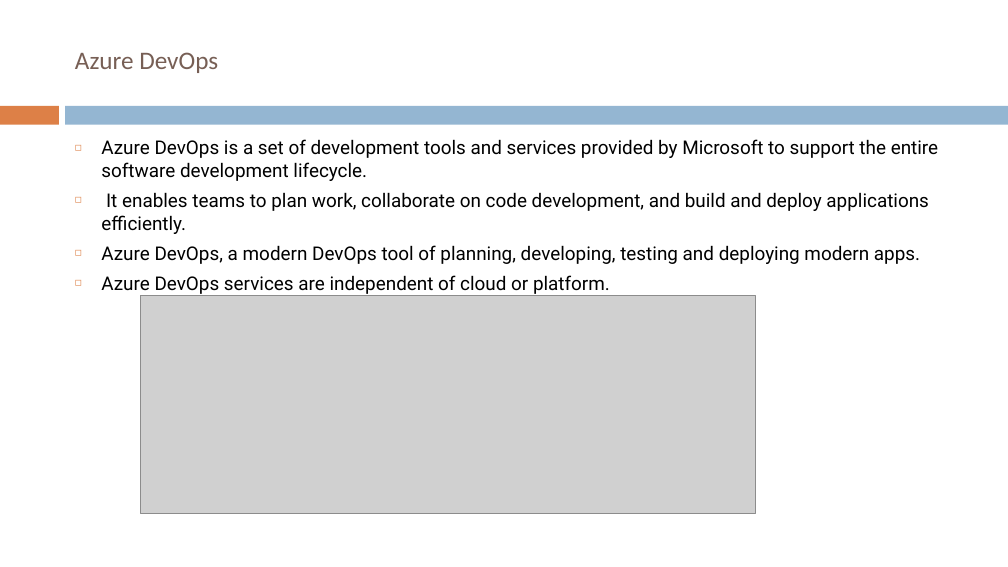
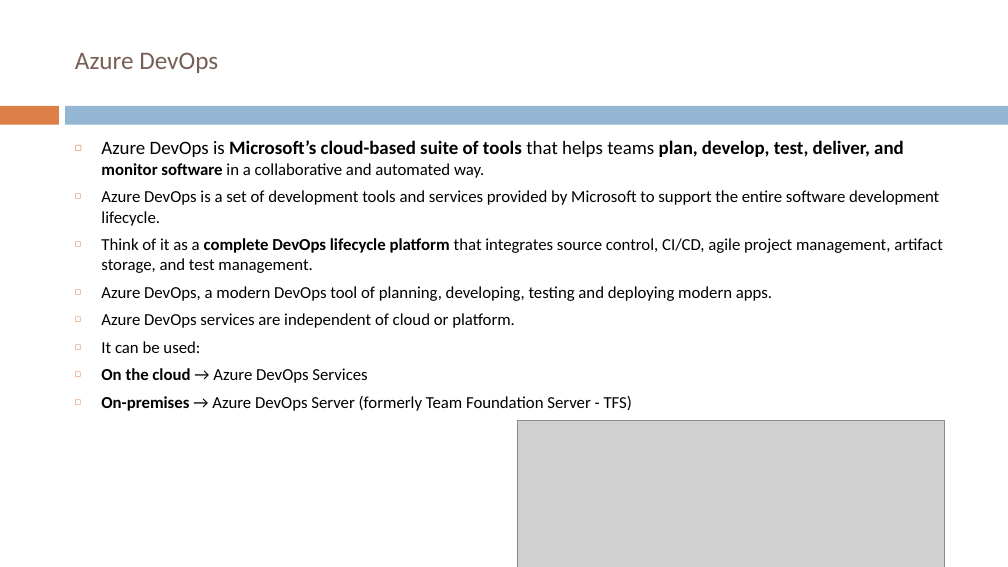
Before and after one commit to santuparsi/DevOps, a slide deck: slide 1 of AzureDevOps/PPT/Azure-DevOps Overview.pptx. Drawn at 1008x567 pixels with LibreOffice and Linux fonts; fonts in the diff are those of the drawing; grey boxes stand for pictures. Boxes give left, top, right and bottom in pixels: in the first picture for what was removed or moved away, otherwise in the second. Text is boxed around its words. In the diff, an @@ line names an element or a change of style, - is before the commit and + after.

```diff
--- a/AzureDevOps/PPT/Azure-DevOps Overview.pptx
+++ b/AzureDevOps/PPT/Azure-DevOps Overview.pptx
@@ text at (101, 140, 904, 178): paragraph added @@
+◻ Azure DevOps is Microsoft’s cloud-based suite of tools that helps teams plan, develop, test, deliver, and monitor software in a collaborative and automated way.
@@ text at (101, 190, 939, 328): size 18 to 16 pt, font Roboto to Calibri in "Azure DevOps is a set of development ...", "Azure DevOps, a modern DevOps tool of ...", "Azure DevOps services are independent of cloud ..." @@
@@ text at (101, 238, 943, 273): text changed; size 18 to 16 pt; font Roboto to Calibri @@
-◻ It enables teams to plan work, collaborate on code development, and build and deploy applications efficiently.
+◻ Think of it as a complete DevOps lifecycle platform that integrates source control, CI/CD, agile project management, artifact storage, and test management.
@@ text at (101, 341, 632, 411): paragraphs added @@
+◻ It can be used:
+◻ On the cloud → Azure DevOps Services
+◻ On-premises → Azure DevOps Server (formerly Team Foundation Server - TFS)
@@ picture: place and size @@
-picture at (141, 296, 755, 513)
+picture at (517, 420, 945, 567)
```
Also in this commit, not shown: 2 other slides changed, 2 slides removed, 10 other files.
